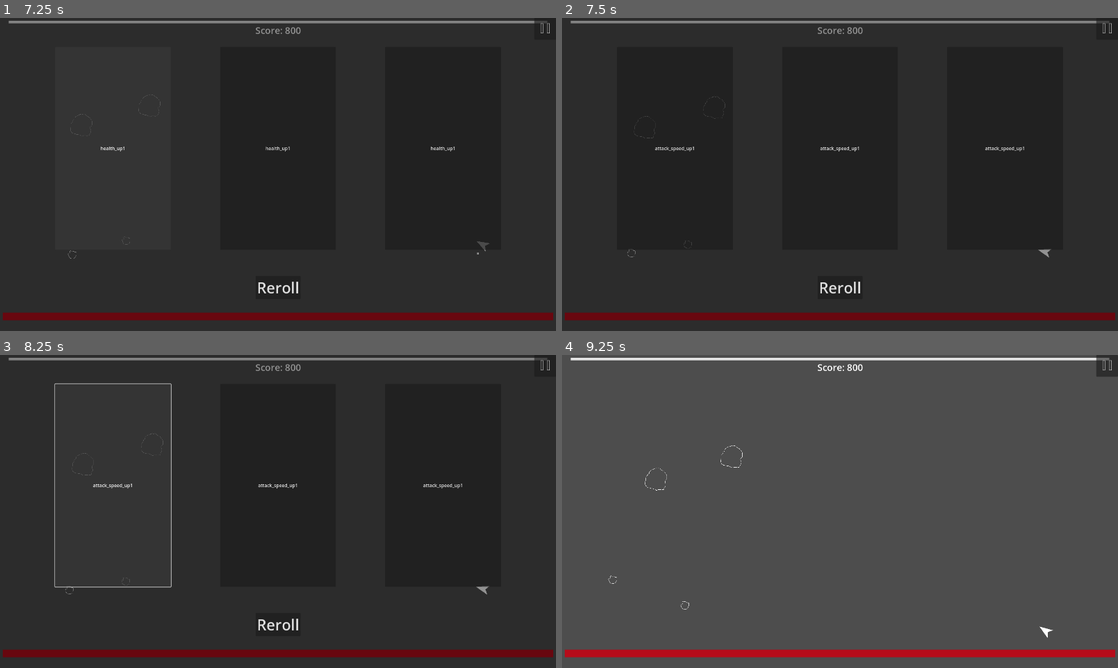
Above: before the commit, frames 1-4 (two rows, left to right).
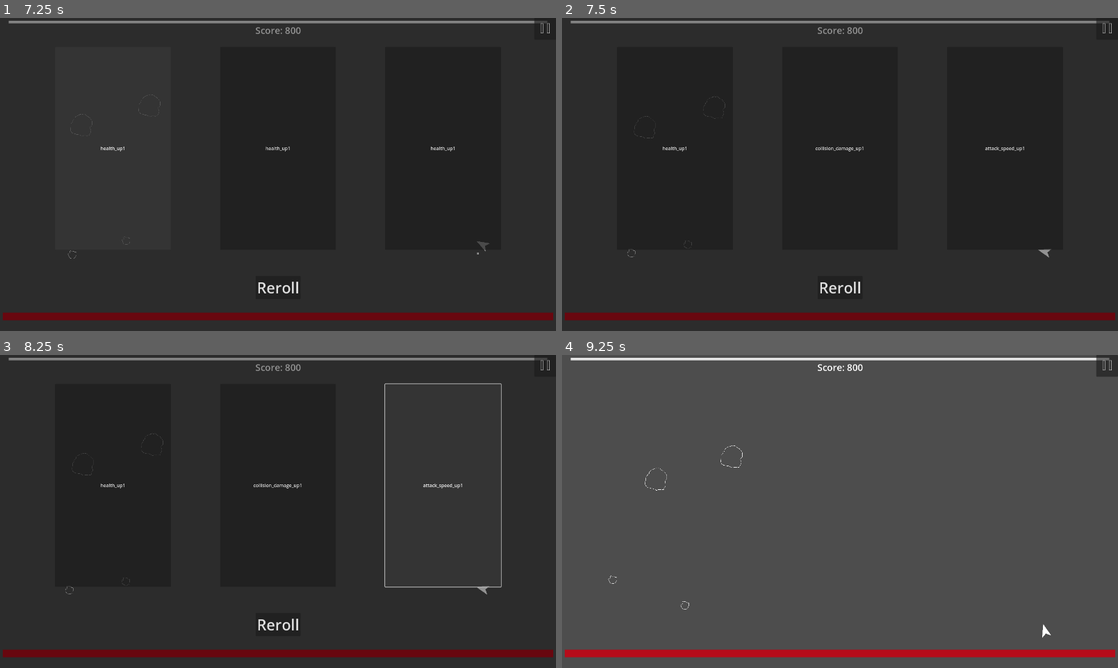
Above: after the commit, the same moments.

Repository: CoilSeb/AsteroidsPersonal
Game: Godot game, scene res://Scenes/Screens/Start Screen/StartScreen.tscn
Same seed, same stepped clock (60 frames per second), same inputs: the game is played once before the commit and once after it.
Inputs (mouse positions are in pixels of both pictures, inside the frame that each line leads up to):
- Up to frame 1 (7.25 s): click "Start Game" at 0.5 s; click (544, 27) at 1.25 s; click "Restart Game" at 2 s; tap Enter at 2.75 s; move the mouse to (400, 158) at 2.77 s; press the mouse at (400, 158) at 2.78 s; hold D (rotate_right) 2.78-3.53 s; move the mouse to (166, 190) at 3.52 s; release the mouse at (166, 190) at 3.53 s; hold S (move_backward) 3.53-4.28 s; right-click (166, 190) at 3.6 s; move the mouse to (333, 105) at 4.27 s; hold D (rotate_right) 4.28-5.03 s; tap R (reroll) at 4.35 s; move the mouse to (250, 237) at 5.02 s; hold W (move_forward) 5.03-5.78 s; tap Space (shoot) at 5.1 s; move the mouse to (444, 221) at 5.77 s; press the mouse at (444, 221) at 5.78 s; hold A (rotate_left) from 5.78 s (still down); move the mouse to (111, 127) at 6.52 s; release the mouse at (111, 127) at 6.53 s; right-click (111, 127) at 6.6 s
- Up to frame 2 (7.5 s): release A (rotate_left) at 7.25 s; click "health_up1" at 7.25 s
- Up to frame 3 (8.25 s): click "attack_speed_up1" at 8 s
- Up to frame 4 (9.25 s): click "attack_speed_up1" at 8.75 s

Frame 1 is identical in both runs. In frame 2, 0.1% of the frame differs, in the area x 16-55%, y 41-43%; in frame 3, 1.0%, in the area x 9-91%, y 8-75%; in frame 4, less than 0.1%.

Commit message:
Refactor upgrade button logic and text

Diff:
--- a/Scenes/UI/UI.gd
+++ b/Scenes/UI/UI.gd
@@ -218,20 +218,13 @@
 	for i in range(3):
 		if current_button_num == 1:
 			current_button = second_upgrade_button
+			current_upgrade = second_upgrade
+			temp_current_upgrade = temp_second_upgrade
 		elif current_button_num == 2:
-			current_button = third_upgrade_button
-		elif current_button_num > 2: return
-
-		if temp_third_upgrade == "Done":
-			return
-		elif temp_second_upgrade == "Done":
 			current_button = third_upgrade_button
 			current_upgrade = third_upgrade
 			temp_current_upgrade = temp_third_upgrade
-		elif temp_first_upgrade == "Done":
-			current_button = second_upgrade_button
-			current_upgrade = second_upgrade
-			temp_current_upgrade = temp_second_upgrade
+		elif current_button_num > 2: return
 
 		while temp_first_upgrade == "":
 			temp_first_upgrade = temp_array.pop_front()
@@ -246,49 +239,49 @@
 		print(current_button, " Button")
 		print(i, " i")
 
-		if temp_first_upgrade == "damage_upgrade1" || temp_second_upgrade == "damage_upgrade1" || temp_third_upgrade == "damage_upgrade1":
+		if temp_current_upgrade == "damage_upgrade1":
 			current_button.text = "Damage Up \n\n\nIncrease bullet damage by 1.5"
 			current_button_num += 1
 			current_upgrade = "damage_upgrade1"
 			temp_current_upgrade = "Done"
 			continue
 
-		if temp_first_upgrade == "damage_upgrade2" || temp_second_upgrade == "damage_upgrade2" || temp_third_upgrade == "damage_upgrade2":
+		if temp_current_upgrade == "damage_upgrade2":
 			current_button.text = "Damage Up \n\n\nIncrease bullet damage by 2.25"
 			current_button_num += 1
 			current_upgrade = "damage_upgrade2"
 			temp_current_upgrade = "Done"
 			continue
 
-		if temp_first_upgrade == "damage_upgrade3" || temp_second_upgrade == "damage_upgrade3" || temp_third_upgrade == "damage_upgrade3":
+		if temp_current_upgrade == "damage_upgrade3":
 			current_button.text = "Damage Up \n\n\nIncrease bullet damage by 3"
 			current_button_num += 1
 			current_upgrade = "damage_upgrade3"
 			temp_current_upgrade = "Done"
 			continue
 
-		if temp_first_upgrade == "attack_speed_up1" || temp_second_upgrade == "attack_speed_up1" || temp_third_upgrade == "attack_speed_up1":
+		if temp_current_upgrade == "attack_speed_up1":
 			current_button.text = "attack_speed_up1"
 			current_button_num += 1
 			current_upgrade = "attack_speed_up1"
 			temp_current_upgrade = "Done"
 			continue
 
-		if temp_first_upgrade == "attack_speed_up2" || temp_second_upgrade == "attack_speed_up2" || temp_third_upgrade == "attack_speed_up2":
+		if temp_current_upgrade == "attack_speed_up2":
 			current_button.text = "attack_speed_up2"
 			current_button_num += 1
 			current_upgrade = "attack_speed_up2"
 			temp_current_upgrade = "Done"
 			continue
 
-		if temp_first_upgrade == "attack_speed_up3" || temp_second_upgrade == "attack_speed_up3" || temp_third_upgrade == "attack_speed_up3":
+		if temp_current_upgrade == "attack_speed_up3":
 			current_button.text = "attack_speed_up3"
 			current_button_num += 1
 			current_upgrade = "attack_speed_up3"
 			temp_current_upgrade = "Done"
 			continue
 
-		if temp_first_upgrade == "collision_damage_up1" || temp_second_upgrade == "collision_damage_up1" || temp_third_upgrade == "collision_damage_up1":
+		if temp_current_upgrade == "collision_damage_up1":
 			current_button.text = "collision_damage_up1"
 			current_button_num += 1
 			current_upgrade = "collision_damage_up1"
